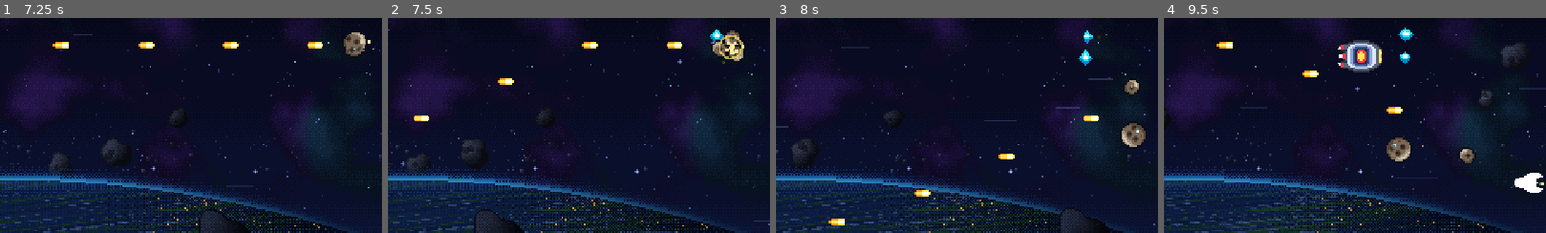
Above: before the commit, frames 1-4 (left to right).
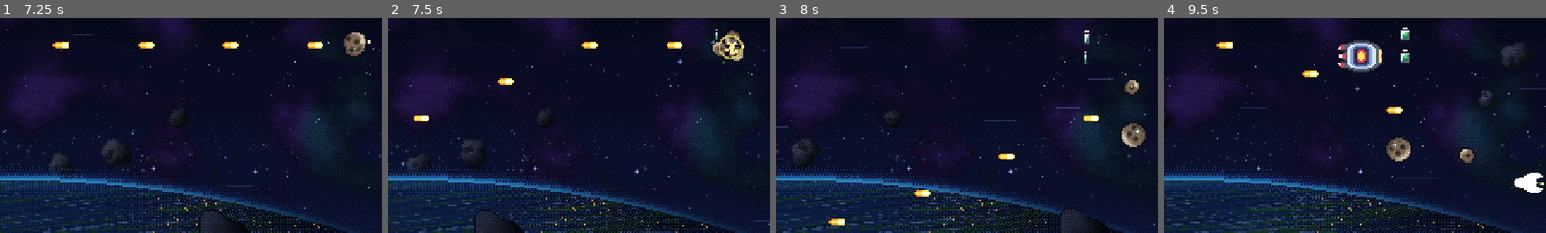
Above: after the commit, the same moments.

Repository: mwgit993/spacegame
Game: Godot game, scene res://scenes/main.tscn
Two runs of this game, one before a commit and one after it. Both use one fixed random seed, a clock stepped at 60 frames per second and the inputs below.
Inputs (mouse positions are % of the whole screen's width and height, from its top left):
- Up to frame 1 (7.25 s): click "START RUN [VIPER]" at 0.5 s; click "START RUN [VIPER]" at 1.25 s; tap Enter at 2, 5.1 s; move the mouse to (72, 45) at 2.02 s; hold Right (ui_right) 2.03-2.75 s; tap E at 2.1 s; click (72, 45) at 2.17 s; tap Space at 2.27, 2.57, 5.27, 5.57 s; drag from (30, 55) to (45, 70) at 2.77 s; move the mouse to (60, 28) at 3.52 s; hold Right (ui_right) 3.53-4.25 s; tap P at 3.6 s; drag from (45, 70) to (36, 50) at 4.27 s; move the mouse to (80, 65) at 5.02 s; hold Left (ui_left) 5.03-5.75 s; drag from (20, 35) to (77, 50) at 5.77 s; move the mouse to (55, 50) at 6.52 s; hold Down (ui_down) from 6.53 s (still down); tap Tab at 6.6 s; click (55, 50) at 6.67 s
- Up to frame 2 (7.5 s): release Down (ui_down) at 7.25 s; drag from (35, 25) to (91, 50) at 7.27 s
- Up to frame 3 (8 s): no input
- Up to frame 4 (9.5 s): move the mouse to (72, 45) at 8.02 s; hold Up (ui_up) 8.03-8.75 s; tap 2 at 8.1 s; tap Space at 8.27, 8.57 s; drag from (30, 55) to (89, 46) at 8.77 s
The pictures show only the part of the screen within x 50-100%, y 43-93%; the shares and areas given below are measured in that part.

Frame 1 is identical in both runs. In frame 2, 0.1% of the frame differs, in the area x 84-88%, y 5-12%; in frame 3, 0.2%; in frame 4, 0.3%, in the area x 61-66%, y 4-22%.

Commit message:
XP energy cells, the pilot warps away, one pilot for every boss
Three of Matt's requests:

- XP pickups get a look of their own (the blue gems looked like Ball x
  Pit's): little energy cells with a terminal cap, a metal case and a
  glowing core, spinning on their long axis. Small cells are green,
  medium amber, big magenta in a gold case. They're painted in code
  (PixelArt._make_xp_cell) with 4 spin frames per size.
- After a boss dies the dino pilot's escape pod rockets up, hovers while
  it shakes its fist, then turns to face right, spins up its warp drive
  and streaks off the right edge of the screen with a new "warp" sound.
  The parachute is gone.
- Every boss is flown by the same pilot, the angry T-rex
  (DinoPilot.BOSS_PILOT), both the rigged bosses of stages 1-8 and the
  painted module bosses.

The smoke test checks every boss has the boss pilot, every pod warps off
the right edge before freeing itself, and every XP cell size has spin
frames that a pickup cycles through.

Co-Authored-By: Claude Opus 5.5 <noreply@anthropic.com>
Claude-Session: https://claude.ai/code/session_01QzWfS8HhLXZgxrKCXtHNUQ

Diff:
--- a/scripts/autoload/pixel_art.gd
+++ b/scripts/autoload/pixel_art.gd
@@ -72,6 +72,49 @@
 				var t: float = (d - mid_r) / maxf(0.01, outer_r - mid_r)
 				col = Color(1.0, 0.06, 0.14, lerpf(0.46, 0.0, t))
 			img.set_pixel(x, y, col)
+	return ImageTexture.create_from_image(img)
+
+
+## One frame of a spinning XP cell, w x h: a terminal cap, a metal case with rims top and bottom
+## and a glowing core with a glint. Frame 0 is face on, 1 and 3 turning, 2 edge on.
+func _make_xp_cell(w: int, h: int, core: Color, core_dk: Color, case_lt: Color, case_dk: Color, frame: int) -> ImageTexture:
+	var turned: int = w - 2 * floori(w / 4.0)
+	var fw: int = [w, turned, 3, turned][frame]
+	var x0: int = floori((w - fw) / 2.0)
+	var img: Image = Image.create(w, h, false, Image.FORMAT_RGBA8)
+	var ink: Color = Color("#141a2c")
+	var cap: int = 1 if fw <= 3 else 3
+	var cap_x: int = floori((w - cap) / 2.0)
+	for x: int in range(cap_x, cap_x + cap):
+		img.set_pixel(x, 0, case_lt)
+	var top: int = 1
+	var bot: int = h - 1
+	for y: int in range(top, h):
+		for x: int in range(x0, x0 + fw):
+			var edge_x: bool = x == x0 or x == x0 + fw - 1
+			var edge_y: bool = y == top or y == bot
+			if edge_x and edge_y:
+				continue
+			var col: Color
+			if edge_x or edge_y:
+				col = ink
+			elif y == top + 1:
+				col = case_lt
+			elif y == bot - 1:
+				col = case_dk
+			elif fw > 3 and x == x0 + 1:
+				col = case_lt
+			elif fw > 3 and x == x0 + fw - 2:
+				col = case_dk
+			else:
+				var k: float = float(y - top - 2) / float(maxi(1, bot - top - 4))
+				col = core.lerp(core_dk, clampf(k * 1.3 - 0.25, 0.0, 1.0))
+			img.set_pixel(x, y, col)
+	# The glint slides across as it turns.
+	var gx: int = [x0 + 2, x0 + 1, x0 + 1, x0 + fw - 3][frame] if fw > 3 else x0 + 1
+	img.set_pixel(gx, top + 2, Color.WHITE)
+	if h >= 11:
+		img.set_pixel(gx, top + 3, Color.WHITE)
 	return ImageTexture.create_from_image(img)
 
 
@@ -719,41 +762,19 @@
 	_cache["bullet_enemy_glow_0"] = _make_enemy_bullet_glow(16, 5.2, 7.8)
 	_cache["bullet_enemy_glow_1"] = _make_enemy_bullet_glow(18, 6.0, 8.8)
 
-	_cache["pickup_xp_small"] = _make_tex(PackedStringArray([
-		"....C....",
-		"...CCC...",
-		"..CCWCC..",
-		".CCWWWCC.",
-		"BBCWWWCBB",
-		".BBCCCBB.",
-		"..BBBBB..",
-		"...BBB...",
-		"....B....",
-	]))
-
-	_cache["pickup_xp_med"] = _make_tex(PackedStringArray([
-		"...MMM...",
-		"..MPWPM..",
-		".MPWWWPM.",
-		"MPWWWWWMp",
-		"pPWWWWWPp",
-		".pPMMMPp.",
-		"..pPPPp..",
-		"...ppp...",
-		".........",
-	]))
-
-	_cache["pickup_xp_big"] = _make_tex(PackedStringArray([
-		"....YYY....",
-		"..GGYYYGG..",
-		".GYYWWWYYG.",
-		"GYWWWWWWWYg",
-		"YYWWWWWWWYY",
-		"gYWWWWWWWYg",
-		".GYYWWWYYG.",
-		"..OOYYYOO..",
-		"....OOO....",
-	]))
+	# XP: little energy cells spinning on their long axis (Matthew wanted a look of their own; the
+	# old blue gems were too like Ball x Pit's). Small cells are green, medium amber, big magenta
+	# in a gold case. Frames _0.._3; the plain key is frame 0.
+	var cells: Dictionary = {
+		"small": [7, 9, PALETTE["G"], PALETTE["g"], PALETTE["L"], PALETTE["K"]],
+		"med": [9, 11, PALETTE["Y"], PALETTE["O"], PALETTE["L"], PALETTE["K"]],
+		"big": [11, 13, PALETTE["M"], PALETTE["p"], PALETTE["Y"], PALETTE["O"]],
+	}
+	for size_key: String in cells.keys():
+		var c: Array = cells[size_key]
+		for f: int in range(4):
+			_cache["pickup_xp_%s_%d" % [size_key, f]] = _make_xp_cell(int(c[0]), int(c[1]), c[2], c[3], c[4], c[5], f)
+		_cache["pickup_xp_" + size_key] = _cache["pickup_xp_%s_0" % size_key]
 
 	_cache["pickup_scrap"] = _cache["pickup_xp_small"]
 
--- a/scripts/autoload/retro_sfx.gd
+++ b/scripts/autoload/retro_sfx.gd
@@ -46,6 +46,7 @@
 	_streams["boss_beam"] = _synth_tone(0.24, 1520.0, 310.0, 0, 0.52)
 	_streams["boss_pose"] = _synth_arpeggio([220.0, 277.2, 330.0, 440.0, 659.3], 0.045, 0.56)
 	_streams["boss_hp_tick"] = _synth_tone(0.028, 988.0, 1175.0, 0, 0.42)
+	_streams["warp"] = _synth_tone(0.32, 260.0, 2200.0, 0, 0.5)
 	_streams["xp"] = _synth_tone(0.032, 740.0, 1180.0, 1, 0.36)
 	_streams["level_up"] = _synth_arpeggio([523.25, 659.25, 783.99, 1046.5, 1318.5], 0.052, 0.56)
 	_streams["zap"] = _synth_tone(0.075, 1650.0, 280.0, 2, 0.44)
--- a/scripts/bosses/boss_rig.gd
+++ b/scripts/bosses/boss_rig.gd
@@ -131,12 +131,13 @@
 	return m.global_position if m != null else global_position
 
 
-func add_pilot(parent: Node2D, pos: Vector2, species: String, canopy: Vector2i = Vector2i(36, 28), z: int = 3) -> DinoPilot:
+## Every boss has the same pilot (DinoPilot.BOSS_PILOT).
+func add_pilot(parent: Node2D, pos: Vector2, canopy: Vector2i = Vector2i(36, 28), z: int = 3) -> DinoPilot:
 	pilot = DinoPilot.new()
 	pilot.position = pos
 	pilot.use_parent_material = true
 	_host(parent, z, pilot).add_child(pilot)
-	pilot.setup(species, canopy)
+	pilot.setup(DinoPilot.BOSS_PILOT, canopy)
 	return pilot
 
 
--- a/scripts/bosses/dino_pilot.gd
+++ b/scripts/bosses/dino_pilot.gd
@@ -15,6 +15,9 @@
 const W: int = 30
 const H: int = 24
 const EXPRESSIONS: Array[String] = ["angry", "blink", "roar", "hurt", "panic"]
+
+## Every boss is flown by the same pilot (Matthew's call): the angry T-rex.
+const BOSS_PILOT: String = "rex"
 
 # skin, belly, stripe/accent, scarf
 const SPECIES: Dictionary = {
--- a/scripts/bosses/pilot_pod.gd
+++ b/scripts/bosses/pilot_pod.gd
@@ -1,31 +1,31 @@
 extends Node2D
 
-# The dino pilot bailing out of an exploding boss: the pod rockets up out of the wreck, pops a
-# striped parachute and drifts off left while the dino shakes its fist at the player. Lives in the
-# FX layer (so it outlives the boss) and frees itself after a few seconds or once off screen.
+# The dino pilot bailing out of an exploding boss: the pod rockets up out of the wreck and brakes
+# to a hover while the dino shakes its fist at the player, then it turns to face right, its warp
+# drive spins up and it streaks away off the right of the screen (Matthew's request). Lives in the
+# FX layer (so it outlives the boss) and frees itself once it's gone.
 
 const Kit = preload("res://scripts/bosses/boss_kit.gd")
-const LIFE: float = 4.2
-const CHUTE_AT: float = 0.5
+const LIFE: float = 4.0
+const HOVER_AT: float = 0.45   # the rocket burn ends
+const CHARGE_AT: float = 1.3   # turns right, the warp drive spins up
+const WARP_AT: float = 1.75    # and it's off
+const WARP_SPEED: float = 1100.0
+const WARP_COL: Color = Color("#7ce8ff")
 
 var _t: float = 0.0
 var _vel: Vector2 = Vector2(-60.0, -150.0)
 var _pod: Node2D
-var _chute: Sprite2D
 var _arm: Sprite2D
 var _flame: Sprite2D
 var _fx: Node = null
+var _warped: bool = false
+var _trail: float = 0.0        # length of the warp streak behind the pod
 
 
 # face: the pilot's angry face (DinoPilot.face_texture).
 func setup(face_tex: Texture2D, fx: Node) -> void:
 	_fx = fx
-	_chute = Sprite2D.new()
-	_chute.texture = Kit.cached("pod_chute", _paint_chute)
-	_chute.position = Vector2(0.0, -26.0)
-	_chute.scale = Vector2(0.1, 0.1)
-	_chute.visible = false
-	add_child(_chute)
 	_pod = Node2D.new()
 	add_child(_pod)
 	_arm = Sprite2D.new()
@@ -52,27 +52,59 @@
 
 func _process(delta: float) -> void:
 	_t += delta
-	if _t < CHUTE_AT:
+	if _t < HOVER_AT:
 		_vel.y += 140.0 * delta
 		_flame.visible = int(_t * 30.0) % 3 != 0
 		_flame.scale = Vector2(1.0, randf_range(0.8, 1.3))
 		if _fx != null and _fx.has_method("spawn_hit_sparks") and int(_t * 40.0) % 4 == 0:
 			_fx.call("spawn_hit_sparks", global_position + Vector2(0.0, 14.0), Color("#ffb04c"), 1)
+	elif _t < CHARGE_AT:
+		# Brake to a hover and shake a fist at the player.
+		_vel = _vel.lerp(Vector2(0.0, sin(_t * 5.0) * 10.0), clampf(6.0 * delta, 0.0, 1.0))
+		_flame.visible = int(_t * 20.0) % 2 == 0
+		_flame.scale = Vector2(0.7, 0.5)
+		rotation = sin(_t * 3.4) * 0.12
+		_arm.rotation = -0.6 + sin(_t * 26.0) * 0.45
+	elif _t < WARP_AT:
+		# Turn to face right; the warp drive spins up with a shiver.
+		_vel = Vector2.ZERO
+		rotation = 0.0
+		_pod.scale = Vector2(-1.0, 1.0)
+		_arm.rotation = -0.2
+		_flame.visible = false
+		_pod.position = Vector2(randf_range(-1.0, 1.0), randf_range(-1.0, 1.0)).round()
 	else:
-		if not _chute.visible:
-			_chute.visible = true
-			_flame.visible = false
-		# The chute pops with a little overshoot, then the pod sways under it.
-		var k: float = clampf((_t - CHUTE_AT) / 0.28, 0.0, 1.0)
-		var s: float = 1.0 + sin(k * PI) * 0.25 if k < 1.0 else 1.0
-		_chute.scale = Vector2(k * s, k * s)
-		_vel = _vel.lerp(Vector2(-38.0, 26.0), clampf(4.0 * delta, 0.0, 1.0))
-		rotation = sin(_t * 3.4) * 0.16
-		# Fist shake.
-		_arm.rotation = -0.6 + sin(_t * 26.0) * 0.45
+		if not _warped:
+			_warped = true
+			_pod.position = Vector2.ZERO
+			_vel = Vector2(360.0, 0.0)
+			RetroSfx.play("warp", -6.0, 0.04)
+			if _fx != null and _fx.has_method("spawn_ring_blast"):
+				_fx.call("spawn_ring_blast", global_position, 26.0, WARP_COL)
+		var k: float = _t - WARP_AT
+		_vel.x = move_toward(_vel.x, WARP_SPEED, 2600.0 * delta)
+		_pod.scale = Vector2(-(1.0 + minf(k * 6.0, 1.6)), maxf(0.45, 1.0 - k * 3.0))
+		_trail = minf(_trail + _vel.x * delta, 160.0)
 	global_position += _vel * delta
-	if _t > LIFE or global_position.x < -40.0 or global_position.y > 300.0:
+	queue_redraw()
+	if _t > LIFE or global_position.x > 540.0 or global_position.x < -40.0 or global_position.y > 300.0:
 		queue_free()
+
+
+func _draw() -> void:
+	if _t >= CHARGE_AT and _t < WARP_AT:
+		# The drive charging: sparks of light rushing in.
+		var k: float = (_t - CHARGE_AT) / (WARP_AT - CHARGE_AT)
+		var r: float = lerpf(26.0, 6.0, k)
+		for i: int in range(8):
+			var a: float = float(i) * TAU / 8.0 + _t * 6.0
+			var p: Vector2 = Vector2.from_angle(a) * r
+			draw_rect(Rect2(p.round(), Vector2(2, 2)), Color(WARP_COL, 0.4 + 0.6 * k))
+		draw_circle(Vector2(-12.0, 2.0), 2.0 + 3.0 * k, Color(1, 1, 1, 0.5 + 0.5 * k))
+	elif _warped:
+		# The streak it leaves behind.
+		draw_rect(Rect2(-_trail, -3.0, _trail, 6.0), Color(WARP_COL, 0.35))
+		draw_rect(Rect2(-_trail * 0.8, -1.0, _trail * 0.8, 2.0), Color(1, 1, 1, 0.8))
 
 
 static func _paint_pod() -> Image:
@@ -82,20 +114,6 @@
 	Kit.rect(img, 1, 6, 22, 1, Color("#ff7a8a"))
 	Kit.glow(img, 5.0, 11.0, 1.6, Color("#ff9624"), Color("#ffe854"), Color.WHITE)
 	Kit.glow(img, 19.0, 11.0, 1.6, Color("#ff9624"), Color("#ffe854"), Color.WHITE)
-	return Kit.finish(img)
-
-
-static func _paint_chute() -> Image:
-	var img: Image = Kit.blank(34, 22)
-	for x: int in range(34):
-		for y: int in range(14):
-			var nx: float = (float(x) + 0.5 - 17.0) / 16.5
-			var ny: float = (float(y) + 0.5 - 14.0) / 13.5
-			if nx * nx + ny * ny <= 1.0:
-				var stripe: bool = int(floorf((nx + 1.0) * 3.0)) % 2 == 0
-				Kit.put(img, x, y, Color("#ff4c68") if stripe else Color("#f4f0e8"))
-	for sx: float in [1.0, 11.0, 23.0, 33.0]:
-		Kit.line(img, Vector2(sx, 13), Vector2(17, 21), Color("#dce6ff"))
 	return Kit.finish(img)
 
 
--- a/scripts/bosses/rig_dreadnought.gd
+++ b/scripts/bosses/rig_dreadnought.gd
@@ -73,7 +73,7 @@
 		_charges.append(ch)
 		_flashes.append(fl)
 
-	add_pilot(self, Vector2(-14.0, -32.0), "rex", Vector2i(36, 28), 4)
+	add_pilot(self, Vector2(-14.0, -32.0), Vector2i(36, 28), 4)
 
 
 func animate(delta: float) -> void:
--- a/scripts/bosses/rig_kraken.gd
+++ b/scripts/bosses/rig_kraken.gd
@@ -34,7 +34,7 @@
 		_pupils.append(pu)
 	for k2: int in range(3, 6):
 		_tentacles.append(_build_tentacle(k2, 2))
-	add_pilot(self, Vector2(24.0, -36.0), "plesio", Vector2i(34, 28), 3)
+	add_pilot(self, Vector2(24.0, -36.0), Vector2i(34, 28), 3)
 
 
 func _build_tentacle(k: int, z: int) -> Array[Sprite2D]:
--- a/scripts/bosses/rig_mantis.gd
+++ b/scripts/bosses/rig_mantis.gd
@@ -47,7 +47,7 @@
 		_femurs.append(fem)
 		_blades.append(blade)
 
-	add_pilot(self, Vector2(8.0, -22.0), "trike", Vector2i(36, 30), 4)
+	add_pilot(self, Vector2(8.0, -22.0), Vector2i(36, 30), 4)
 
 
 func animate(_delta: float) -> void:
--- a/scripts/bosses/rig_medusa.gd
+++ b/scripts/bosses/rig_medusa.gd
@@ -34,7 +34,7 @@
 	marker(face, "ring", Vector2(-12.0, -6.0))
 	for k2: int in range(4, 8):
 		_cables.append(_build_cable(k2, 2))
-	add_pilot(self, Vector2(2.0, -30.0), "dilo", Vector2i(36, 28), 3)
+	add_pilot(self, Vector2(2.0, -30.0), Vector2i(36, 28), 3)
 
 
 func _build_cable(k: int, z: int) -> Array[Sprite2D]:
--- a/scripts/bosses/rig_scorpion.gd
+++ b/scripts/bosses/rig_scorpion.gd
@@ -61,7 +61,7 @@
 		_jaws_a.append(ja)
 		_jaws_b.append(jb)
 
-	add_pilot(self, Vector2(-2.0, -12.0), "raptor", Vector2i(34, 28), 3)
+	add_pilot(self, Vector2(-2.0, -12.0), Vector2i(34, 28), 3)
 
 
 func animate(_delta: float) -> void:
--- a/scripts/bosses/rig_seraph.gd
+++ b/scripts/bosses/rig_seraph.gd
@@ -40,7 +40,7 @@
 	_core = part(self, Kit.cached("seraph_core", _paint_core), Vector2(0.0, 22.0), Vector2(9.0, 9.0), 2)
 	_core.use_parent_material = false
 	marker(_core, "ring", Vector2.ZERO)
-	add_pilot(self, Vector2(0.0, -4.0), "stego", Vector2i(34, 28), 2)
+	add_pilot(self, Vector2(0.0, -4.0), Vector2i(34, 28), 2)
 	_arm = part(self, Kit.cached("seraph_arm", _paint_arm), Vector2(-14.0, -14.0), Vector2(52.0, 5.0), 3)
 	marker(_arm, "aimed", Vector2(-52.0, 0.0))
 
--- a/scripts/bosses/rig_skull.gd
+++ b/scripts/bosses/rig_skull.gd
@@ -41,7 +41,7 @@
 		dr.use_parent_material = false
 		_drips.append(dr)
 		_drip_t.append(randf())
-	add_pilot(self, Vector2(10.0, -32.0), "spino", Vector2i(36, 28), 3)
+	add_pilot(self, Vector2(10.0, -32.0), Vector2i(36, 28), 3)
 
 
 func animate(delta: float) -> void:
--- a/scripts/bosses/rig_wyvern.gd
+++ b/scripts/bosses/rig_wyvern.gd
@@ -51,7 +51,7 @@
 	marker(_head, "maw", Vector2(-32.0, 6.0))
 	marker(_head, "spread", Vector2(-32.0, 6.0))
 
-	add_pilot(self, Vector2(4.0, -18.0), "ptero", Vector2i(34, 28), 4)
+	add_pilot(self, Vector2(4.0, -18.0), Vector2i(34, 28), 4)
 	_wings.append(part(self, Kit.cached("wyv_wing_near", _paint_wing.bind(false)), Vector2(14.0, -6.0), Vector2(7.0, 59.0), 3))
 
 
--- a/scripts/enemy.gd
+++ b/scripts/enemy.gd
@@ -1576,8 +1576,8 @@
 
 
 # A dino pilot for a boss drawn from painted frames: its canopy straddles the top edge of the
-# silhouette a little ahead of centre, and the species comes from the stage, so each boss keeps its
-# own pilot.
+# silhouette a little ahead of centre. It's the same pilot as every other boss
+# (DinoPilot.BOSS_PILOT).
 func _add_frame_pilot() -> void:
 	var tex: Texture2D = _sprite.texture
 	if tex == null:
@@ -1598,13 +1598,11 @@
 		if solid >= 11:
 			top = y
 			break
-	var species: Array = (DinoPilotScript.SPECIES as Dictionary).keys()
-	var st_id: String = String(StageData.get_stage(stage_idx).get("id", str(stage_idx)))
 	_pilot = DinoPilotScript.new()
 	_pilot.position = Vector2(float(cx), float(top + 12)) - Vector2(img.get_size()) * 0.5
 	_pilot.use_parent_material = true
 	_sprite.add_child(_pilot)
-	_pilot.setup(String(species[absi(st_id.hash()) % species.size()]), Vector2i(34, 28))
+	_pilot.setup(DinoPilotScript.BOSS_PILOT, Vector2i(34, 28))
 
 
 # Shows one of BossPainter's frames (_0/_1 idle, _2 attack); rigged bosses animate themselves.
--- a/scripts/main.gd
+++ b/scripts/main.gd
@@ -780,6 +780,8 @@
 		smoke_ok = false
 	if not _smoke_check_boss_rigs():
 		smoke_ok = false
+	if not _smoke_check_xp_cells():
+		smoke_ok = false
 	MetaSave.select_ship("neko")
 	player.reset_for_new_run()
 	for upg_id: String in ["overclock", "prism", "wave", "tesla", "plasma", "laser", "option", "blades", "turret", "missile", "flank", "bomb", "nova", "spread", "shield", "rapid", "thruster", "repair"]:
@@ -1747,6 +1749,9 @@
 			push_error("SMOKE: stage %d boss is not its animated rig with a dino pilot" % (st_i + 1))
 			ok = false
 			continue
+		if boss._rig.pilot.species != GameEnemy.DinoPilotScript.BOSS_PILOT:
+			push_error("SMOKE: stage %d boss is not flown by the boss pilot" % (st_i + 1))
+			ok = false
 		boss.boss_intro_active = false
 		boss.boss_hp_bar_visible = true
 		boss.global_position = Vector2(414.0, 134.0)
@@ -1795,23 +1800,65 @@
 			push_error("SMOKE: stage %d boss has no dino pilot" % (st_m + 1))
 			ok = false
 			continue
+		if mboss._pilot.species != GameEnemy.DinoPilotScript.BOSS_PILOT:
+			push_error("SMOKE: stage %d boss is not flown by the boss pilot" % (st_m + 1))
+			ok = false
 		var mpods: int = _smoke_count_pods()
 		mboss._start_boss_death_sequence()
 		mboss._finish_boss_death()
 		if _smoke_count_pods() != mpods + 1:
 			push_error("SMOKE: stage %d boss pilot did not bail out" % (st_m + 1))
 			ok = false
-	# The pods fly off and free themselves.
+	# The pods warp away off the right edge and free themselves.
 	for pod: Node in fx_layer.get_children():
 		if pod.get_script() != null and String((pod.get_script() as Script).resource_path).ends_with("pilot_pod.gd"):
+			var pod2d: Node2D = pod as Node2D
+			var max_x: float = pod2d.global_position.x
 			for f4: int in range(300):
+				if pod.is_queued_for_deletion():
+					break
 				pod.call("_process", 1.0 / 60.0)
+				max_x = maxf(max_x, pod2d.global_position.x)
 			if not pod.is_queued_for_deletion():
 				push_error("SMOKE: an escape pod never left")
+				ok = false
+			elif max_x < 480.0:
+				push_error("SMOKE: an escape pod left without warping off the right edge (x %.0f)" % max_x)
 				ok = false
 	for shot_node: Node in bullet_layer.get_children():
 		shot_node.queue_free()
 	_smoke_clear_enemies()
+	return ok
+
+
+# XP pickups are spinning energy cells: every size has 4 different frames, and a pickup cycles
+# through them.
+func _smoke_check_xp_cells() -> bool:
+	var ok: bool = true
+	for size_key: String in ["small", "med", "big"]:
+		var seen: Dictionary = {}
+		for f: int in range(4):
+			var key: String = "pickup_xp_%s_%d" % [size_key, f]
+			if not PixelArt._cache.has(key):
+				push_error("SMOKE: no XP cell sprite " + key)
+				ok = false
+				continue
+			seen[(PixelArt.tex(key) as ImageTexture).get_image().get_data()] = true
+		if seen.size() < 3:
+			push_error("SMOKE: the %s XP cell doesn't spin" % size_key)
+			ok = false
+	var p: GamePickup = GamePickup.new()
+	pickup_layer.add_child(p)
+	p.setup(Vector2(240, 140), GamePickup.Kind.XP, 1, null)
+	var first: Texture2D = p._sprite.texture
+	var changed: bool = false
+	for i: int in range(20):
+		p._process(1.0 / 60.0)
+		changed = changed or p._sprite.texture != first
+	if not changed:
+		push_error("SMOKE: an XP pickup doesn't animate its spin")
+		ok = false
+	p.queue_free()
 	return ok
 
 
--- a/scripts/pickup.gd
+++ b/scripts/pickup.gd
@@ -10,6 +10,8 @@
 var force_vacuum: bool = false
 var _bob_phase: float = 0.0
 var _sprite: Sprite2D
+var _frames: Array[Texture2D] = []  # an XP cell's spin
+var _spin: float = 0.0
 
 signal collected(kind_val: int, amount: int, pos: Vector2)
 
@@ -27,15 +29,18 @@
 		_sprite.texture = PixelArt.tex("pickup_heal")
 	else:
 		var xp_tex: String = "pickup_xp_big" if amount >= 7 else ("pickup_xp_med" if amount >= 4 else "pickup_xp_small")
-		_sprite.texture = PixelArt.tex(xp_tex)
+		for f: int in range(4):
+			_frames.append(PixelArt.tex("%s_%d" % [xp_tex, f]))
+		_spin = randf_range(0.0, 4.0)
+		_sprite.texture = _frames[0]
 	add_child(_sprite)
 
 
 func _process(delta: float) -> void:
 	_bob_phase += delta * 7.0
-	if _sprite != null and kind == Kind.XP:
-		var pulse: float = 0.92 + 0.12 * sin(_bob_phase * 1.4)
-		_sprite.scale = Vector2(pulse, pulse)
+	if _sprite != null and not _frames.is_empty():
+		_spin += delta * 9.0
+		_sprite.texture = _frames[int(_spin) % _frames.size()]
 
 	if player_ref != null and is_instance_valid(player_ref) and player_ref.visible:
 		var to_player: Vector2 = player_ref.global_position - global_position
Not shown, changed: CLAUDE.md
Not shown, changed: PROJECT_CONTEXT.md
